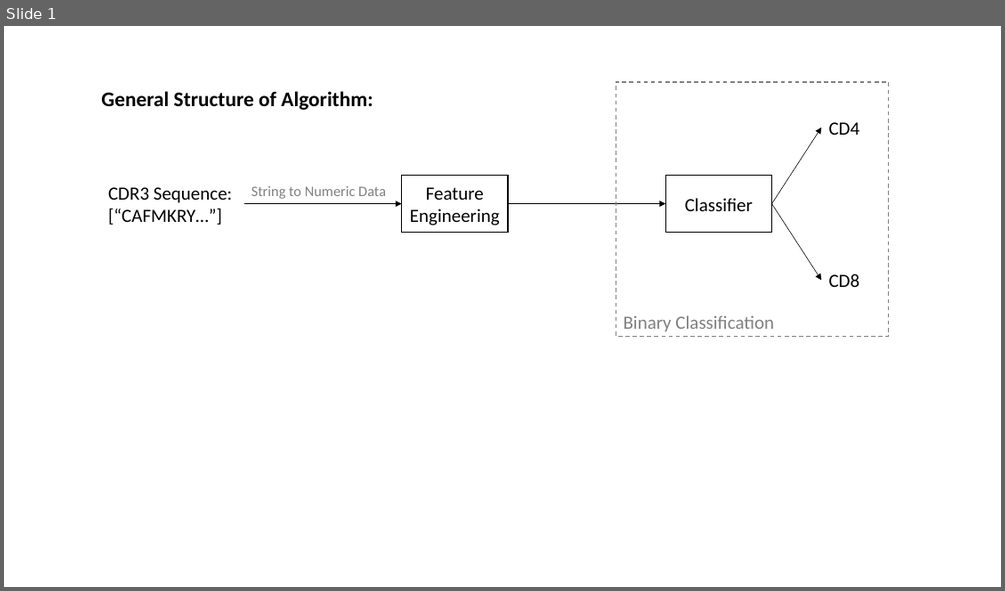
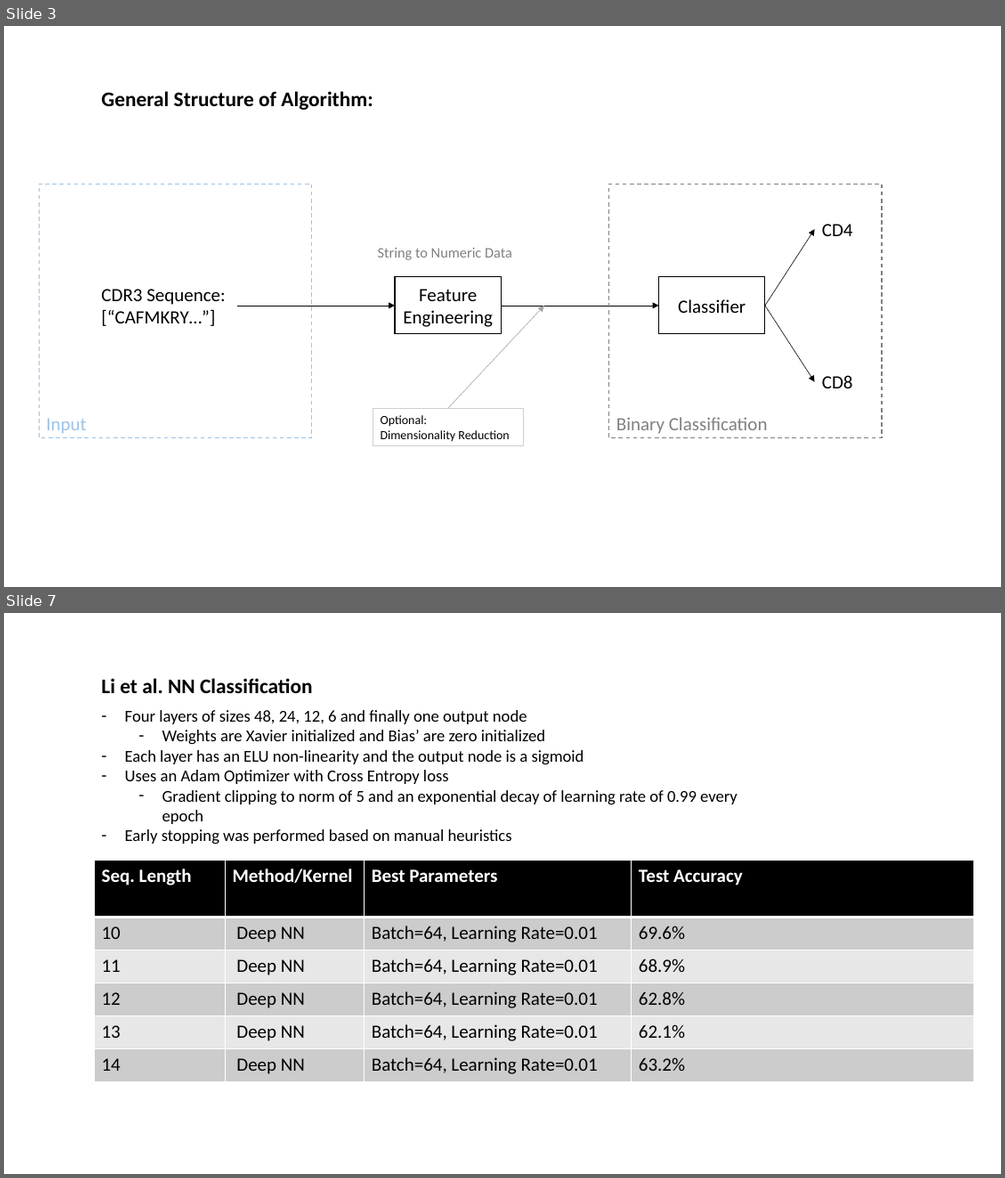
Before and after one commit to innate2adaptive/tcRIP, a slide deck: presentations/algorithm_overview.pptx. Shown one above the other, each under a label of ours: slide 1 before the commit, slides 3 and 7 after it; the slides between them are not shown. The pictures are 1005x591 and 1005x1178 pixels, drawn with LibreOffice and Linux fonts; fonts in the diff are those of the drawing. Boxes give left, top, right and bottom in pixels: in the first picture for what was removed or moved away, otherwise in the second. Text is boxed around its words. In the diff, an @@ line names an element or a change of style, - is before the commit and + after.

Commit message:
length invariant added

```diff
--- a/presentations/algorithm_overview.pptx
+++ b/presentations/algorithm_overview.pptx
@@ slide 7 added at [4, 613, 1001, 1174], background #FFFFFF @@
@@ text added at [101, 678, 313, 693], 20 pt, text #000000, bold @@
+Li et al. NN Classification
@@ text added at [125, 710, 737, 844], 16 pt, text #000000 @@
+– Four layers of sizes 48, 24, 12, 6 and finally one output node
+  – Weights are Xavier initialized and Bias’ are zero initialized
+– Each layer has an ELU non-linearity and the output node is a sigmoid
+– Uses an Adam Optimizer with Cross Entropy loss
+  – Gradient clipping to norm of 5 and an exponential decay of learning rate of 0.99 every epoch
+– Early stopping was performed based on manual heuristics
@@ table added at [94, 860, 973, 1082], 6 rows, 4 columns @@
+Seq. Length | Method/Kernel | Best Parameters | Test Accuracy
+10 | Deep NN | Batch=64, Learning Rate=0.01 | 69.6%
+11 | Deep NN | Batch=64, Learning Rate=0.01 | 68.9%
+12 | Deep NN | Batch=64, Learning Rate=0.01 | 62.8%
+13 | Deep NN | Batch=64, Learning Rate=0.01 | 62.1%
+14 | Deep NN | Batch=64, Learning Rate=0.01 | 63.2%
@@ what was slide 1 is now slide 3 @@
@@ slide 3 changed as well @@
@@ rectangle added at [39, 184, 312, 438], outline #9DC3E6 1 pt dashed, 18 pt, text #9DC3E6 @@
+Input
@@ text "String to Numeric Data": place and size @@
-text "String to Numeric Data" at [251, 186, 386, 199]
+text "String to Numeric Data" at [378, 248, 512, 260]
@@ arrow added from (448, 408) to (544, 305), #A5A5A5 0.5 pt @@
@@ 2 texts, 1 rectangle, 1 arrow: place and size @@
-2 texts, 1 rectangle, 1 arrow at [508, 82, 889, 337]
+2 texts, 1 rectangle, 1 arrow at [502, 184, 882, 438]
@@ 3 arrows, 2 rectangles, 1 text: place and size @@
-3 arrows, 2 rectangles, 1 text at [108, 127, 821, 281]
+3 arrows, 2 rectangles, 1 text at [101, 230, 815, 382]
@@ rectangle added at [372, 408, 523, 445], outline #D0CECE 0.75 pt, 12 pt, text #000000 @@
+Optional:
+Dimensionality Reduction
```
Also in this commit, not shown: 2 other slides changed, 11 other slides added, 1 slide removed, 4 other files.
